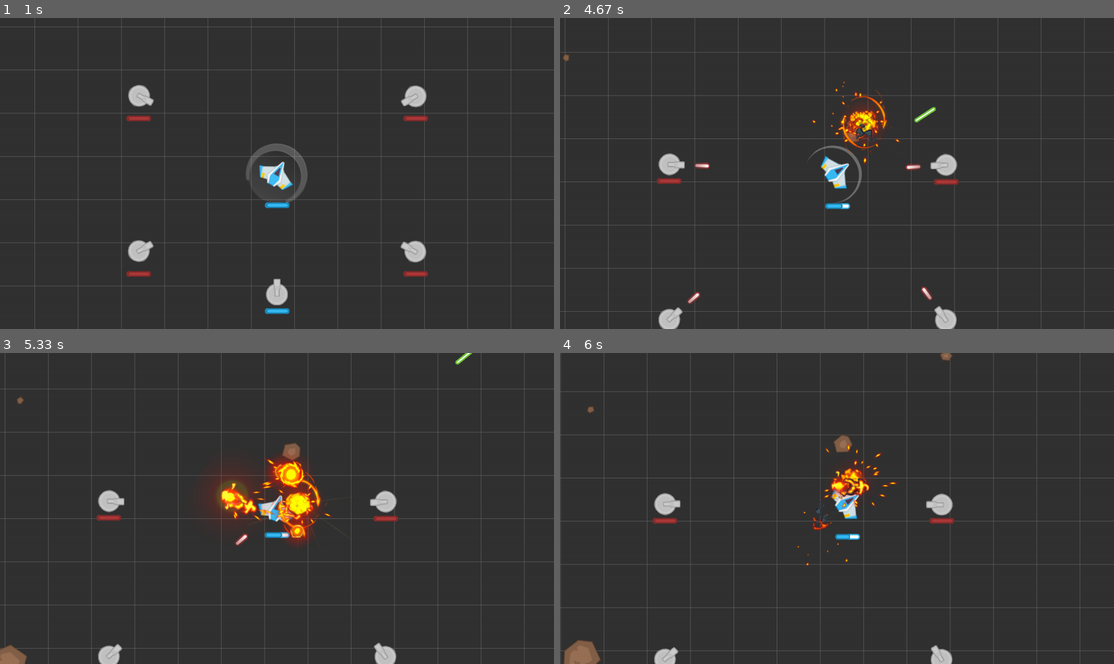
Above: before the commit, frames 1-4 (two rows, left to right).
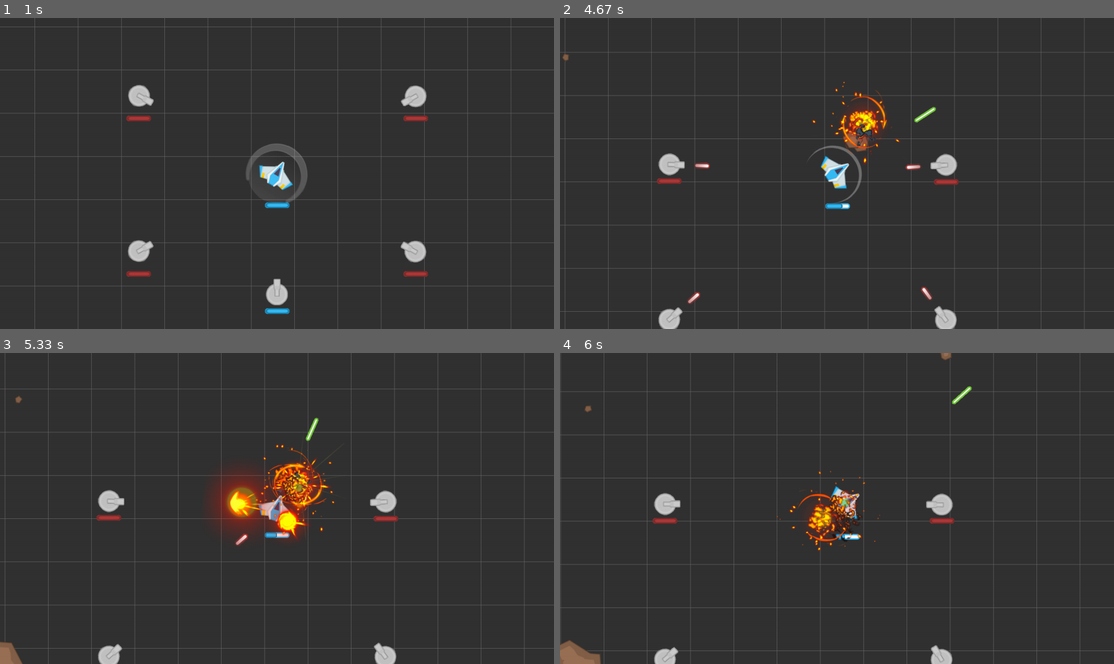
Above: after the commit, the same moments.

Repository: genericprogrammerdude/pygamengn
Game: pygame game, started from main.py
Two runs of this game, one before a commit and one after it. Both use one fixed random seed, a clock stepped at 60 frames per second and the inputs below.
Inputs:
- Up to frame 1 (1 s): tap Space at 0.33 s; hold D from 0.67 s (still down)
- Up to frame 2 (4.67 s): release D at 1.13 s; hold W 1.17-1.47 s; hold D 1.5-1.97 s; hold A 2-2.53 s; hold S 2.57-2.87 s; hold A 2.9-3.3 s; tap Space at 2.97, 3.27, 3.4, 3.8, 4.1, 4.47 s; hold W 3.33-3.7 s; hold D 3.73-4.37 s; hold S from 4.4 s (still down)
- Up to frame 3 (5.33 s): release S at 4.77 s; hold A 4.8-5.27 s; tap Space at 4.87, 5.17 s; hold D from 5.3 s (still down)
- Up to frame 4 (6 s): tap Space at 5.37, 5.67, 5.87 s; release D at 5.77 s; hold W from 5.8 s (still down)

Frame 1 is identical in both runs. In frame 2, 0.1% of the frame differs, in the area x 0-56%, y 11-44%; in frame 3, 3.7%, in the area x 0-86%, y 0-100%; in frame 4, 2.1%.

Commit message:
Added MoverVelDir for Asteroid. Improved Transform to make it easier to use.

Diff:
--- a/Assets/inventory.json
+++ b/Assets/inventory.json
@@ -494,12 +494,10 @@
             ]
         },
         "AsteroidMover": {
-            "class_name": "MoverVelocity",
+            "class_name": "MoverVelDir",
             "kwargs": {
                 "velocity": 50.0,
-                "velocity_decay_factor": 1.0,
-                "max_velocity": 500.0,
-                "angular_velocity": 45.0
+                "direction": [0, 1]
             }
         },
         "Level_01EnemySpec2": {
--- a/GameEngine/mover.py
+++ b/GameEngine/mover.py
@@ -38,3 +38,22 @@
     def set_direction(self, dir: pygame.Vector2):
         """Sets direction of movement. dir is a pygame.Vector2."""
         self.direction = dir
+
+
+@GameObjectFactory.register("MoverVelDir")
+class MoverVelDir(Mover):
+    """Velocity- and direction-based mover."""
+
+    def __init__(self, velocity, direction):
+        self.velocity = velocity
+        self.direction = direction
+
+    def move(self, delta, *_):
+        return self.direction * delta / 1000.0 * self.velocity
+
+    def set_velocity(self, velocity):
+        self.velocity = velocity
+
+    def set_direction(self, direction: pygame.Vector2):
+        """Sets direction of movement. direction is a pygame.Vector2."""
+        self.direction = direction
--- a/GameEngine/transform.py
+++ b/GameEngine/transform.py
@@ -1,4 +1,5 @@
 import numpy
+import pygame
 
 
 class Transform():
@@ -13,15 +14,17 @@
     def apply(self, point):
         """Applies the transform to the given point."""
         m = numpy.dot(self.matrix, numpy.array([point[0], point[1], 1.0]).transpose())
-        return (m[0], m[1])
+        return pygame.Vector2(m[0], m[1])
 
-    def translation_matrix(self, translation=(0.0, 0.0)):
+    @classmethod
+    def translation_matrix(cls, translation=(0.0, 0.0)):
         m = numpy.identity(3)
         m[0][2] = translation[0]
         m[1][2] = translation[1]
         return m
 
-    def rotation_matrix(self, theta):
+    @classmethod
+    def rotation_matrix(cls, theta):
         rad = numpy.deg2rad(theta)
         cos = numpy.cos(rad)
         sin = numpy.sin(rad)
@@ -34,9 +37,15 @@
 
         return m
 
-    def scale_matrix(self, scale):
+    @classmethod
+    def scale_matrix(cls, scale):
         m = numpy.identity(3)
         m[0][0] = scale
         m[1][1] = scale
 
         return m
+
+    @classmethod
+    def rotate(cls, point, theta):
+        m = numpy.dot(cls.rotation_matrix(theta), numpy.array([point[0], point[1], 1.0]).transpose())
+        return pygame.Vector2(m[0], m[1])
--- a/asteroid.py
+++ b/asteroid.py
@@ -8,6 +8,7 @@
 from game_object_factory import GameObjectFactory
 from projectile import Projectile
 from render_group import RenderGroup
+from transform import Transform
 
 
 @GameObjectFactory.register("Asteroid")
@@ -19,13 +20,11 @@
         self.spin_delta_factor = random.choice([-1.0, 1.0])
         self.death_spawn = death_spawn
         self.death_spawn_pos = None
-        self.mover.set_velocity(self.mover.velocity * (0.5 + random.random()))
 
     def update(self, delta):
-        spin_delta = (self.mover.angular_velocity * delta) / 1000.0 * self.spin_delta_factor
+        spin_delta = (45.0 * delta) / 1000.0 * self.spin_delta_factor
         self.spin_angle = self.spin_angle + spin_delta
-        self.pos = self.pos + self.mover.move_bare(delta)
-#         self.pos, self.heading = self.mover.move(delta, self.pos, self.heading)
+        self.pos = self.pos + self.mover.move(delta)
         self.image = pygame.transform.rotozoom(self.image_original, self.spin_angle, self.scale)
         self.mask = pygame.mask.from_surface(self.image, 16)
 
@@ -44,12 +43,16 @@
     def die(self):
         """Die. Plays an explosion if it was given an atlas for  the AnimatedTexture."""
         if self.death_spawn and self.alive():
+            angle = -30.0
+            angle_inc = 60.0 / len(self.death_spawn)
             for spawn_type in self.death_spawn:
                 spawn = GameObjectFactory.create(spawn_type)
                 spawn.set_pos(self.death_spawn_pos)
-                heading = self.heading + 90.0 * (random.random() - 0.5)
-                spawn.set_heading(heading)
-                spawn.mover.set_direction(pygame.Vector2(math.cos(heading), math.sin(heading)))
+                next_angle = angle + angle_inc
+                heading = random.uniform(angle, next_angle) % 360
+                angle = next_angle
+                direction = Transform.rotate(self.mover.direction, heading)
+                spawn.mover.set_direction(direction)
         super().die()
 
 
@@ -71,8 +74,6 @@
             asteroid = GameObjectFactory.create(asteroid_type)
             pos, direction = self.get_random_pos_dir(self.render_group.get_world_view_rect())
             asteroid.mover.set_direction(direction)
-            heading = numpy.rad2deg(math.atan2(direction.y, direction.x))
-            asteroid.set_heading(heading)
             asteroid.set_pos(pos)
 
     def get_random_pos_dir(self, world_view_rect):
